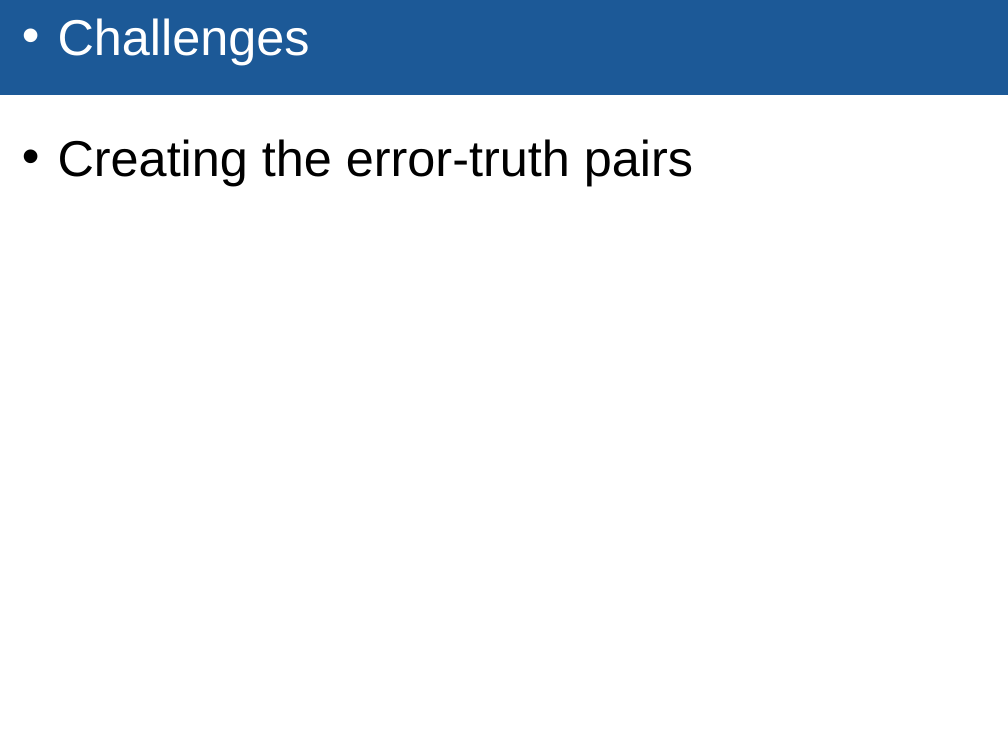
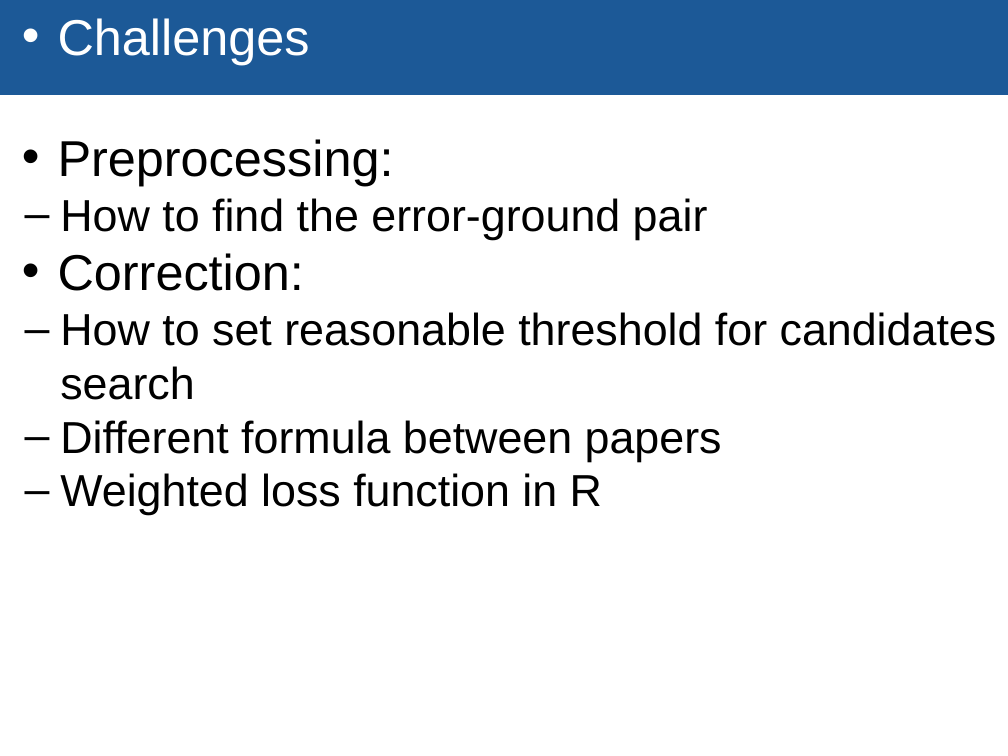
Before and after one commit to TZstatsADS/Fall2018-Project4-sec1-grp5, a slide deck: slide 19 of GR5243 pro4.pptx (slide 15 before the commit). Drawn at 1008x756 pixels with LibreOffice and Linux fonts; fonts in the diff are those of the drawing; background and template pictures are left out. Boxes give left, top, right and bottom in pixels: in the first picture for what was removed or moved away, otherwise in the second. Text is boxed around its words. In the diff, an @@ line names an element or a change of style, - is before the commit and + after.

```diff
--- a/GR5243 pro4.pptx
+++ b/GR5243 pro4.pptx
@@ text at bbox=[58, 139, 997, 515]: text changed; size 36 to 32 pt @@
-• Creating the error-truth pairs
+• Preprocessing:
+  – How to find the error-ground pair
+• Correction:
+  – How to set reasonable threshold for candidates search
+  – Different formula between papers
+  – Weighted loss function in R
```
Also in this commit, not shown: 2 other slides changed, 5 slides added, 4 other files.
